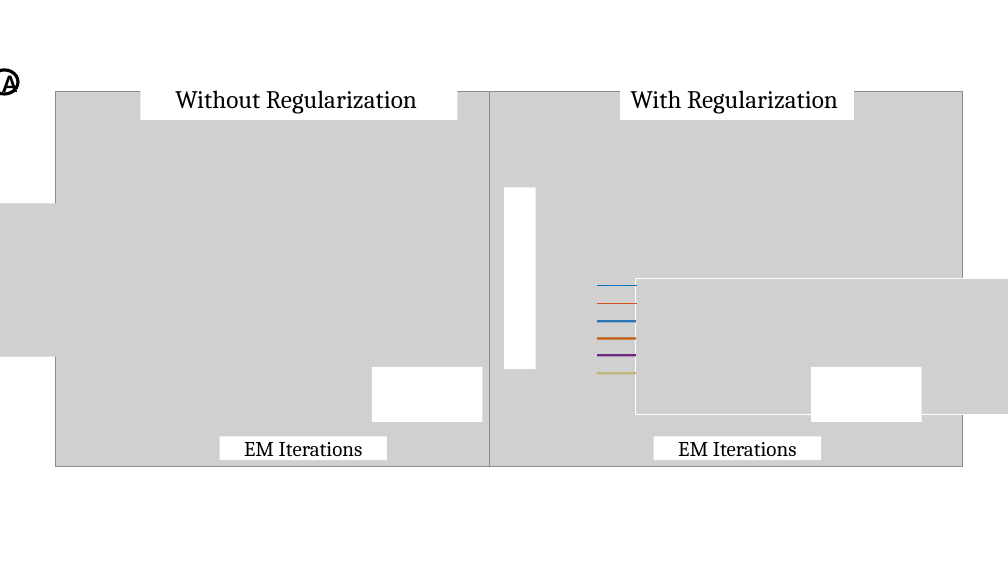
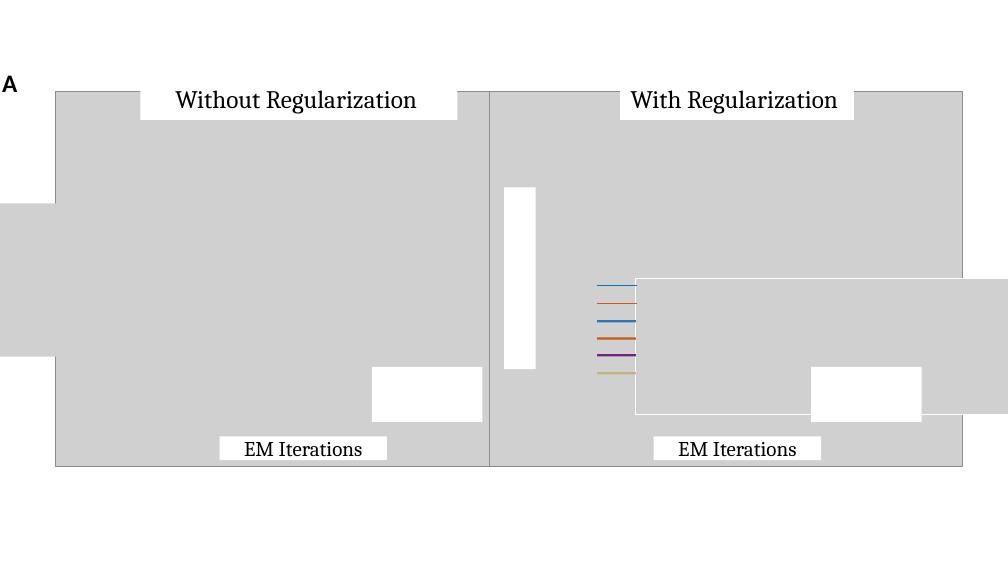
Before and after one commit to David-Taub/HOP-HMM, a slide deck: slide 1 of Help/Figures3.pptx (slide 3 before the commit). Drawn at 1008x567 pixels with LibreOffice and Linux fonts; fonts in the diff are those of the drawing; grey boxes stand for pictures. Boxes give left, top, right and bottom in pixels: in the first picture for what was removed or moved away, otherwise in the second. Text is boxed around its words. In the diff, an @@ line names an element or a change of style, - is before the commit and + after.

```diff
--- a/Help/Figures3.pptx
+++ b/Help/Figures3.pptx
@@ ellipse "A" at <box>0,70,18,94</box>: outline #000000 3 pt to #FFFFFF 3 pt @@
```
Also in this commit, not shown: 4 other slides changed, 1 slide added, 23 other files.
